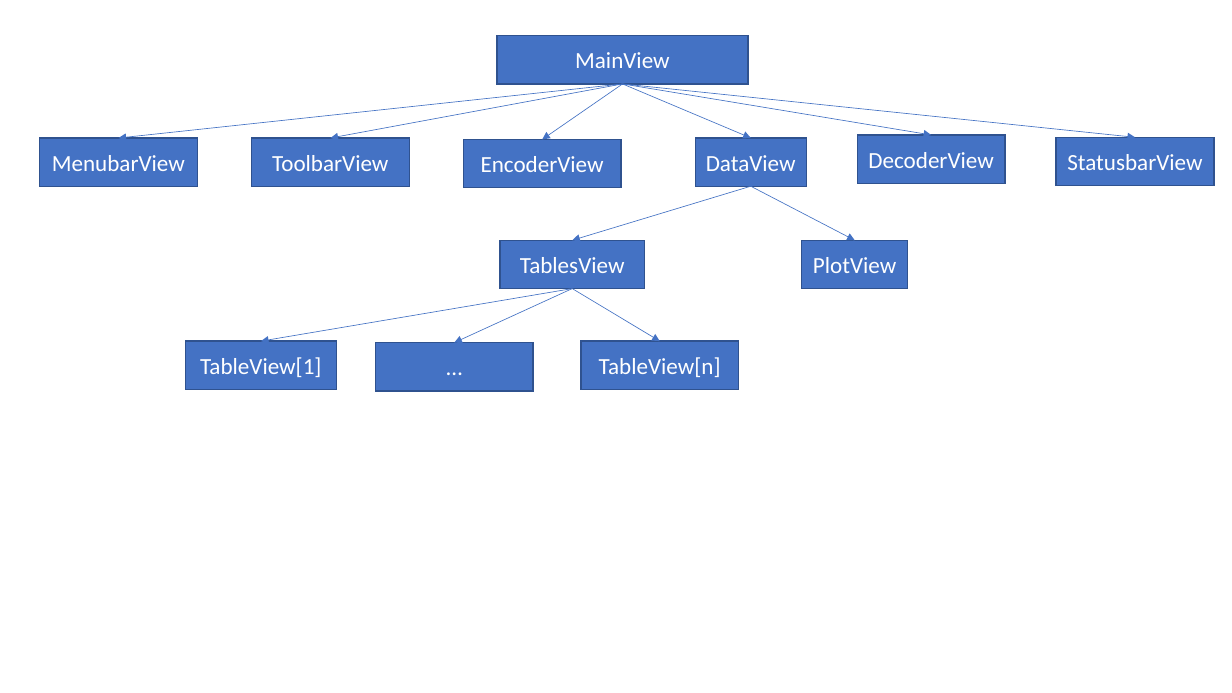
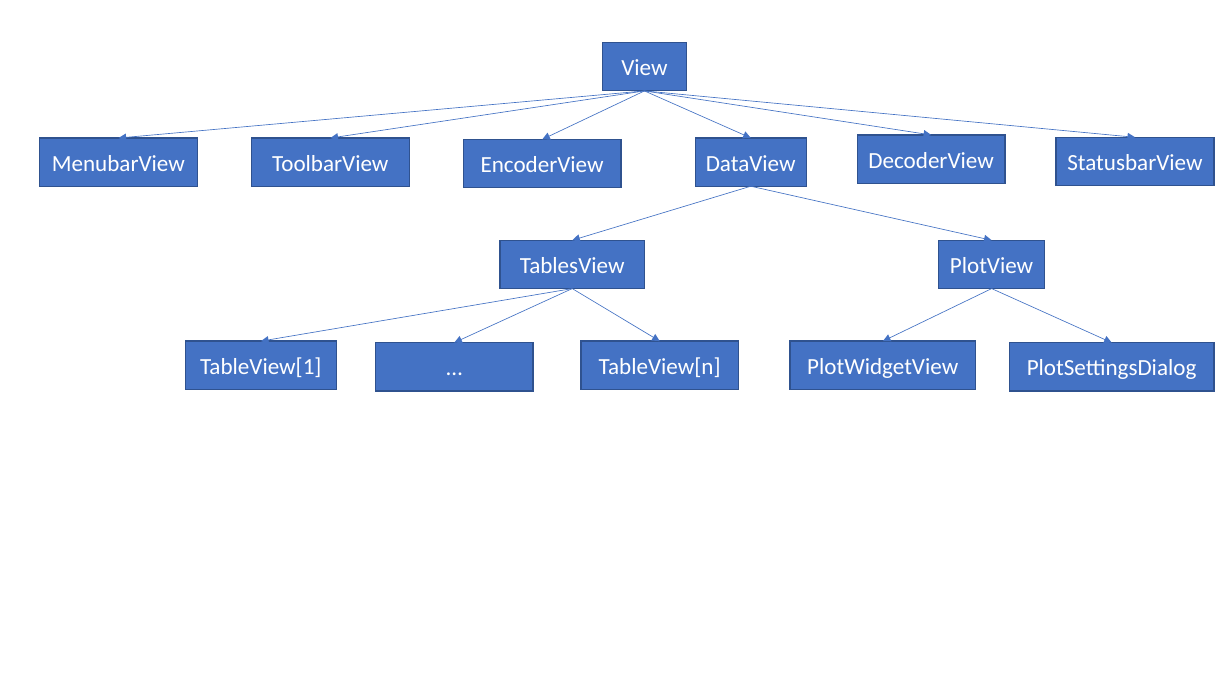
Before and after one commit to LCPW/UnifiedGUI, a slide deck: slide 1 of Docs/Diagrams.odp. Drawn at 1232x693 pixels with LibreOffice and Linux fonts; fonts in the diff are those of the drawing. Boxes give left, top, right and bottom in pixels: in the first picture for what was removed or moved away, otherwise in the second. Text is boxed around its words. In the diff, an @@ line names an element or a change of style, - is before the commit and + after.

```diff
--- a/Docs/Diagrams.odp
+++ b/Docs/Diagrams.odp
@@ freeform shape removed at (497, 36, 749, 84) @@
-MainView
@@ freeform shape added at (603, 43, 687, 91), fill #4472C4, outline #2F528F 0.99 pt, 18 pt, text #FFFFFF @@
+View
@@ arrow moved from (623, 84) - (118, 138) to (645, 91) - (118, 138) @@
@@ arrow moved from (623, 84) - (331, 138) to (645, 91) - (331, 138) @@
@@ arrow moved from (623, 84) - (543, 140) to (645, 91) - (543, 140) @@
@@ arrow moved from (623, 84) - (1136, 138) to (644, 91) - (1136, 138) @@
@@ arrow moved from (623, 84) - (932, 135) to (644, 91) - (932, 135) @@
@@ arrow moved from (623, 84) - (751, 138) to (644, 91) - (751, 138) @@
@@ arrow moved from (751, 187) - (855, 240) to (751, 187) - (992, 240) @@
@@ freeform shape "PlotView": place and size @@
-freeform shape "PlotView" at (802, 240, 908, 288)
+freeform shape "PlotView" at (939, 240, 1044, 288)
@@ arrow added from (992, 288) to (884, 341), #4472C4 0.51 pt @@
@@ arrow added from (992, 288) to (1112, 343), #4472C4 0.51 pt @@
@@ freeform shape added at (790, 341, 976, 389), fill #4472C4, outline #2F528F 0.99 pt, 18 pt, text #FFFFFF @@
+PlotWidgetView
@@ freeform shape added at (1009, 343, 1214, 391), fill #4472C4, outline #2F528F 0.99 pt, 18 pt, text #FFFFFF @@
+PlotSettingsDialog
```
Also in this commit, not shown: 2 slides added, 9 other files.
